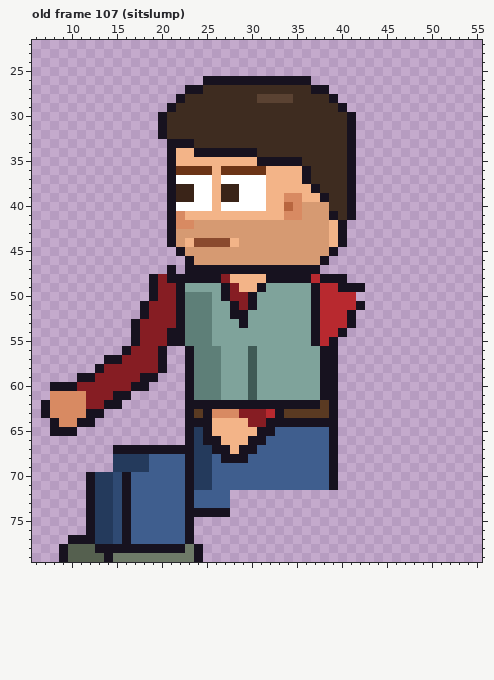
One commit to this pixel-art file: sprites/staff/office_alan_left_anim.aseprite. The picture above was drawn from the file before the commit.
64x80 pixels, 129 frames. Colours within 5 levels of each other are drawn and written as one. Shown: old frame 107 (sitslump): x 6..55, y 22..79. The commit also changed other frames, which this record leaves out.
The same view after the edit:
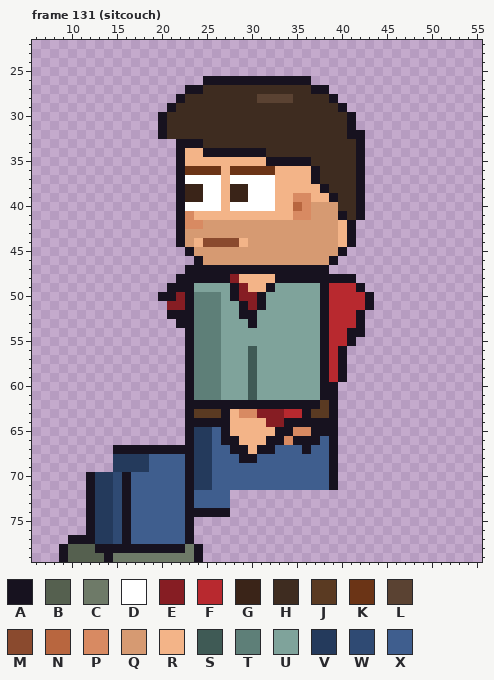
Palette (. is transparent): A #17121f  B #55604f  C #6e7a68  D #ffffff  E #861d23  F #b8292f  G #3a2418  H #3e2c20  J #5a3a22  K #6b3416  L #5a4232  M #8a4a2e  N #b8663f  P #d88a62  Q #d69a72  R #f3b488  S #3f5a55  T #5e7f78  U #7fa39b  V #243a5c  W #2f4a73  X #3f5e8e
A new or re-ordered frame is compared with the old frame closest to it.
The edit:
frames 129 -> 135
Changed rows in their new state; - is an unchanged pixel.
Frame 131 (sitcouch) is new; against old frame 107 (sitslump):
first column x 7:
32 -----------------------------------A-
33 --------------.--A----------------HA-
34 --------------.A-R------A---------HA-
35 --------------.A--------R----A----HA-
36 --------------.A---KR----K---RA---HA-
37 --------------.A---DR----D---RA---HA-
38 --------------.A-G-DR-G--D----RA--HA-
39 --------------.A-G-DR-G--D-R-P-RA-HA-
40 --------------.A---DR----D-RNP--Q-HA-
41 --------------.AP----------R-P--QAHA-
42 --------------.A-P--------------QRA--
43 --------------.A----------------QRA--
44 --------------.AQR---MR---------QRA--
45 ---------------.A---------------QA---
46 ----------------.A-------------QA----
47 --------------.----------------A-----
48 ------------...-----AE---R----A---A--
49 ------------..A-A---UAE-RA----UA-FF--
50 ------------.AAEA--TUA-EA-----UA---FA
51 -----------...-EA--T-UAEA-----UA---FA
52 -----------...A-A--T-U-A------UA--FA-
53 ----------.....-A--T--UA------UA--FA-
54 ----------......A--T----------UA-FAA-
55 ----------......A--T----------UAFFA--
56 ---------.....------------------FA---
57 -------.......------------------FA---
58 ------........------------------FA---
59 ----.........-------------------FA---
60 -...........-------------------------
61 -.........---------------------------
62 .........----------------------------
63 .......-----------JJARPP-EEFFA-------
64 -.....-------------AA--RREE----------
65 -...--------------VXA---RRAAPPAA-----
66 ------------------VXAA-RRAAPAAA------
67 -------------------XXA-RAA---A-------
68 --------------------XX-A-------------
